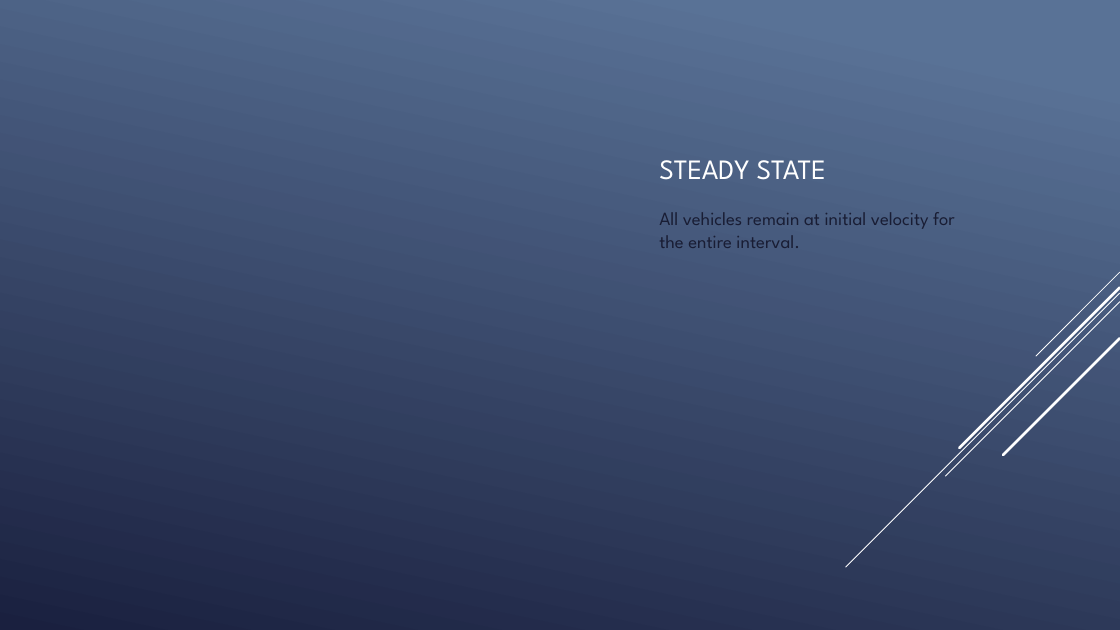
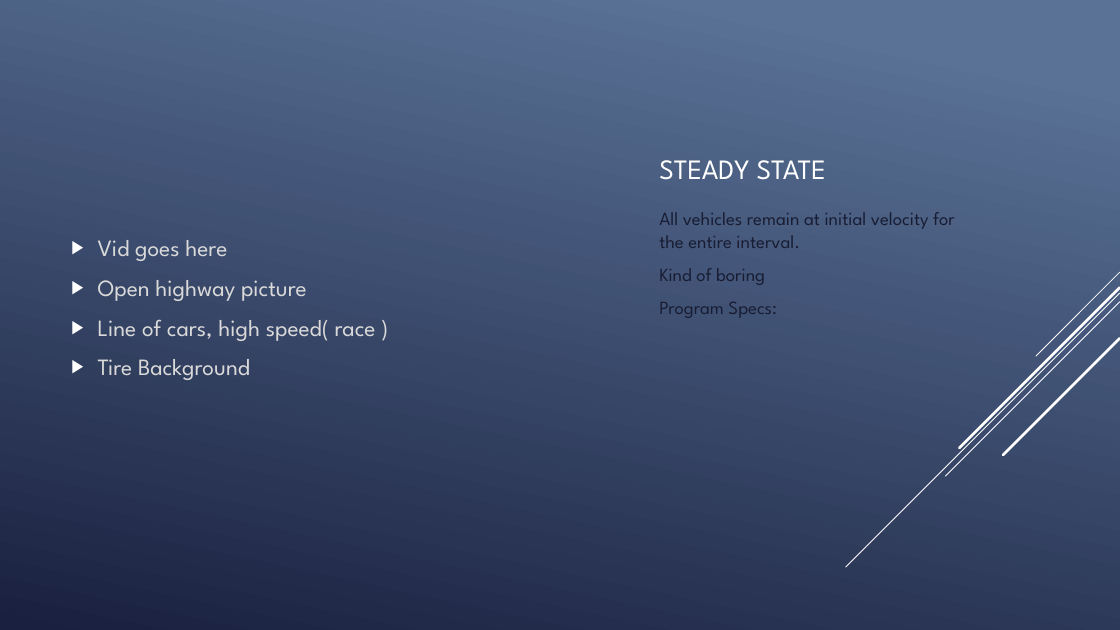
Before and after one commit to joel31245/JoelC_VAC_TrafficFlowFinal, a slide deck: slide 8 of doc/TrafficFlow1Presentation.pptx (slide 9 before the commit). Drawn at 1120x630 pixels with LibreOffice and Linux fonts; fonts in the diff are those of the drawing. Boxes give left, top, right and bottom in pixels: in the first picture for what was removed or moved away, otherwise in the second. Text is boxed around its words. In the diff, an @@ line names an element or a change of style, - is before the commit and + after.

```diff
--- a/doc/TrafficFlow1Presentation.pptx
+++ b/doc/TrafficFlow1Presentation.pptx
@@ text added at (x1=98, y1=240, x2=376, y2=380), 20 pt, text #D9D9D9 @@
+▶ Vid goes here
+▶ Open highway picture
+▶ Line of cars, high speed( race )
+▶ Tire Background
@@ text at (x1=659, y1=268, x2=776, y2=318): paragraphs added @@
+Kind of boring
+Program Specs:
```
Also in this commit, not shown: 12 other slides changed, 4 slides added, 4 slides removed, 3 other files.
